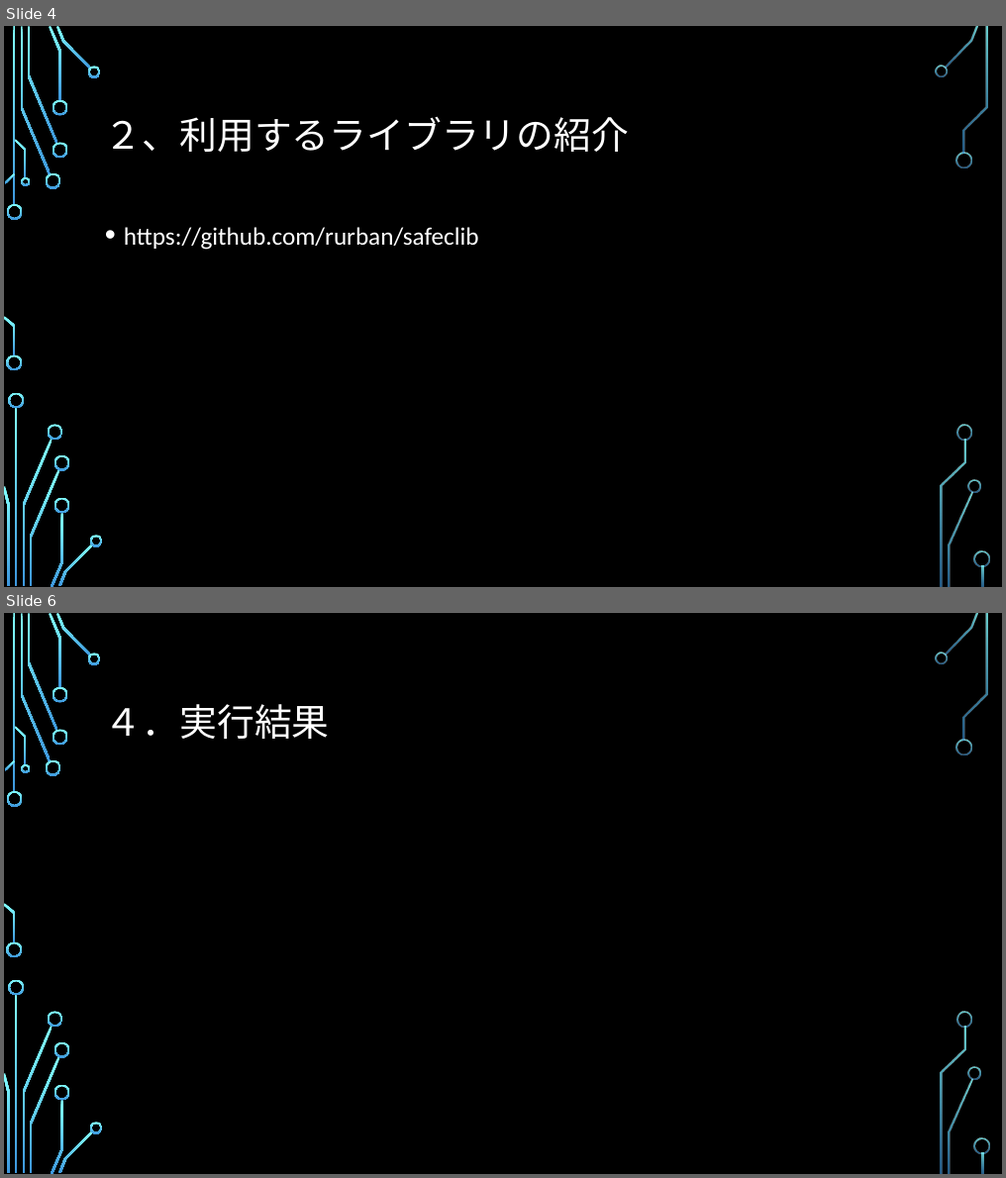
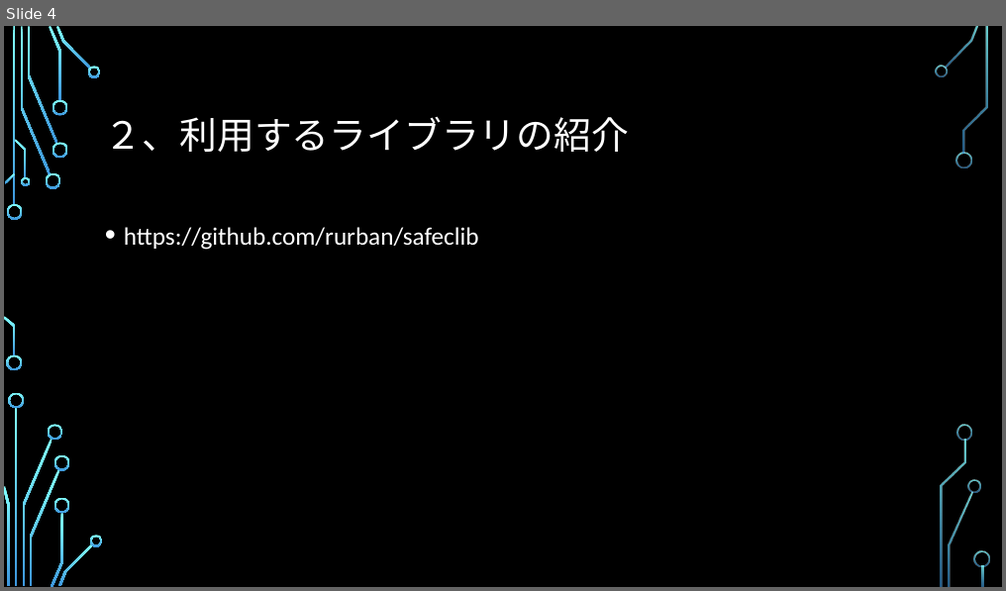
Before and after one commit to a1852rw/aiit_004_SecurePrograming, a slide deck: 003_documents/グループ２発表資料.pptx. Shown one above the other, each under a label of ours: slides 4 and 6 before the commit, slide 4 after it; the slides between them are not shown. The pictures are 1006x1178 and 1006x591 pixels, drawn with LibreOffice and Linux fonts; fonts in the diff are those of the drawing; background and template pictures are left out. Boxes give left, top, right and bottom in pixels: in the first picture for what was removed or moved away, otherwise in the second. Text is boxed around its words. In the diff, an @@ line names an element or a change of style, - is before the commit and + after.

```diff
--- a/003_documents/グループ２発表資料.pptx
+++ b/003_documents/グループ２発表資料.pptx
@@ slide 6 removed at (x1=4, y1=613, x2=1002, y2=1174), background picture (left out); not listed: 36 template elements that a slide beside it also shows @@
@@ title removed at (x1=105, y1=704, x2=330, y2=739) @@
-４．実行結果
```
Also in this commit, not shown: 2 slides changed, 15 slides added, 2 other slides removed, 1 other file.
